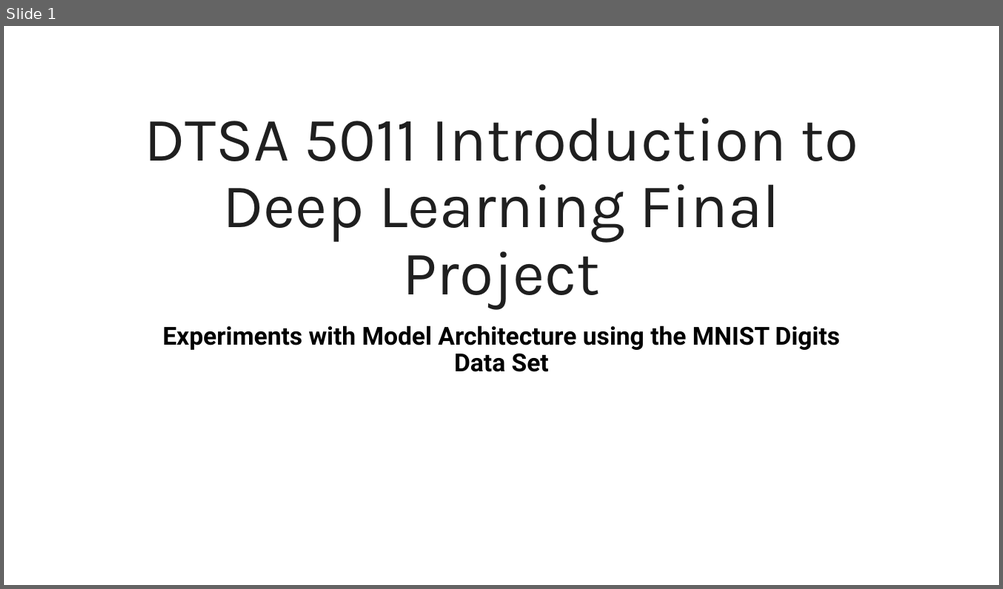
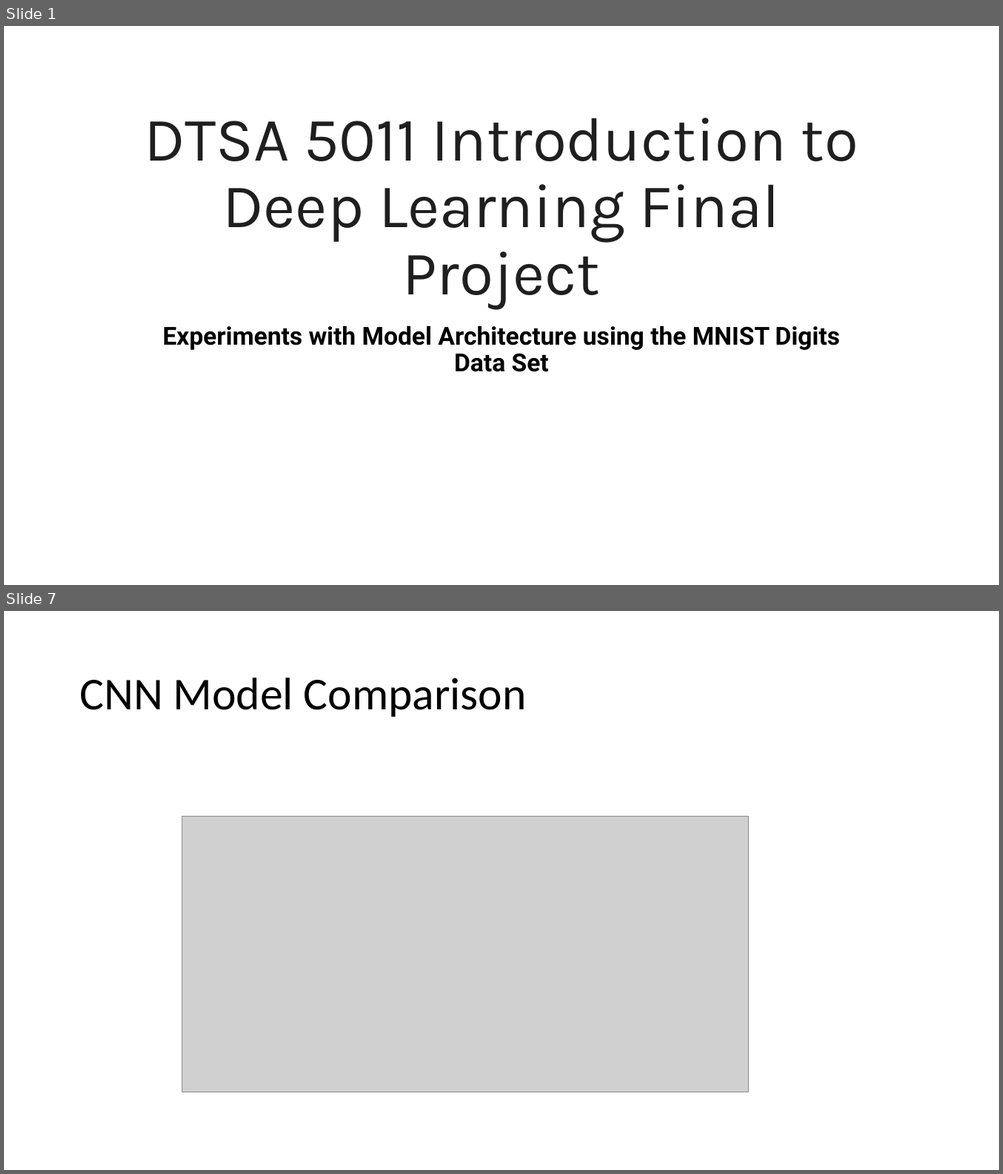
Before and after one commit to albert-kepner/Week6_DL_FinalProject, a slide deck: DTSA 5011 Introduction to Deep Learning Final Project.pptx. Shown one above the other, each under a label of ours: slide 1 before the commit, slides 1 and 7 after it; the slides between them are not shown. The pictures are 1003x589 and 1003x1174 pixels, drawn with LibreOffice and Linux fonts; fonts in the diff are those of the drawing; grey boxes stand for pictures. Boxes give left, top, right and bottom in pixels: in the first picture for what was removed or moved away, otherwise in the second. Text is boxed around its words. In the diff, an @@ line names an element or a change of style, - is before the commit and + after.

```diff
--- a/DTSA 5011 Introduction to Deep Learning Final Project.pptx
+++ b/DTSA 5011 Introduction to Deep Learning Final Project.pptx
@@ slide 7 added at (4, 611, 999, 1170), background #FFFFFF @@
@@ title added at (79, 678, 526, 717), 44 pt, text #000000 @@
+CNN Model Comparison
@@ picture added at (182, 816, 748, 1092) @@
```
Also in this commit, not shown: 1 slide changed, 5 other slides added, 1 other file.
